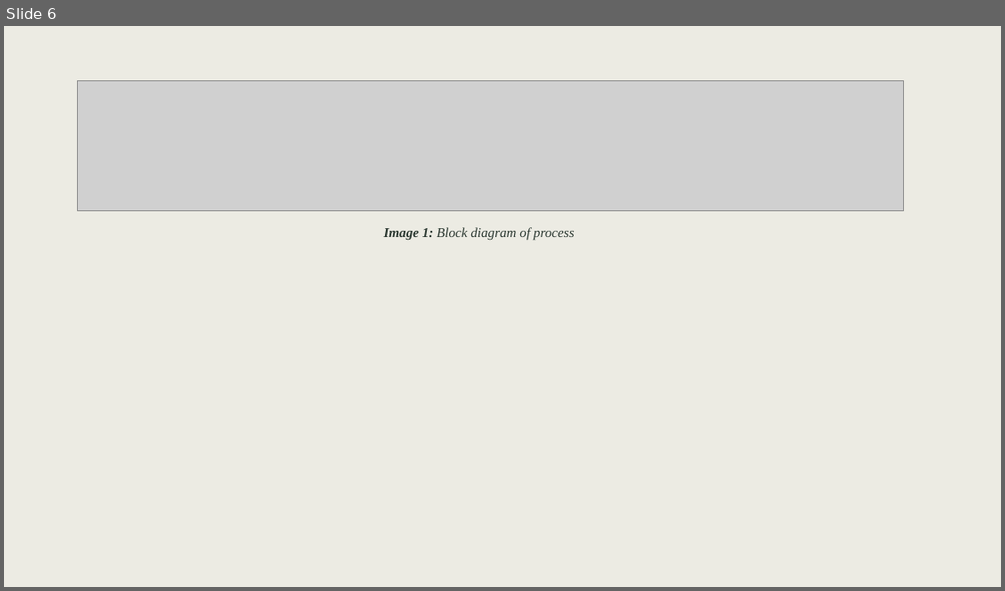
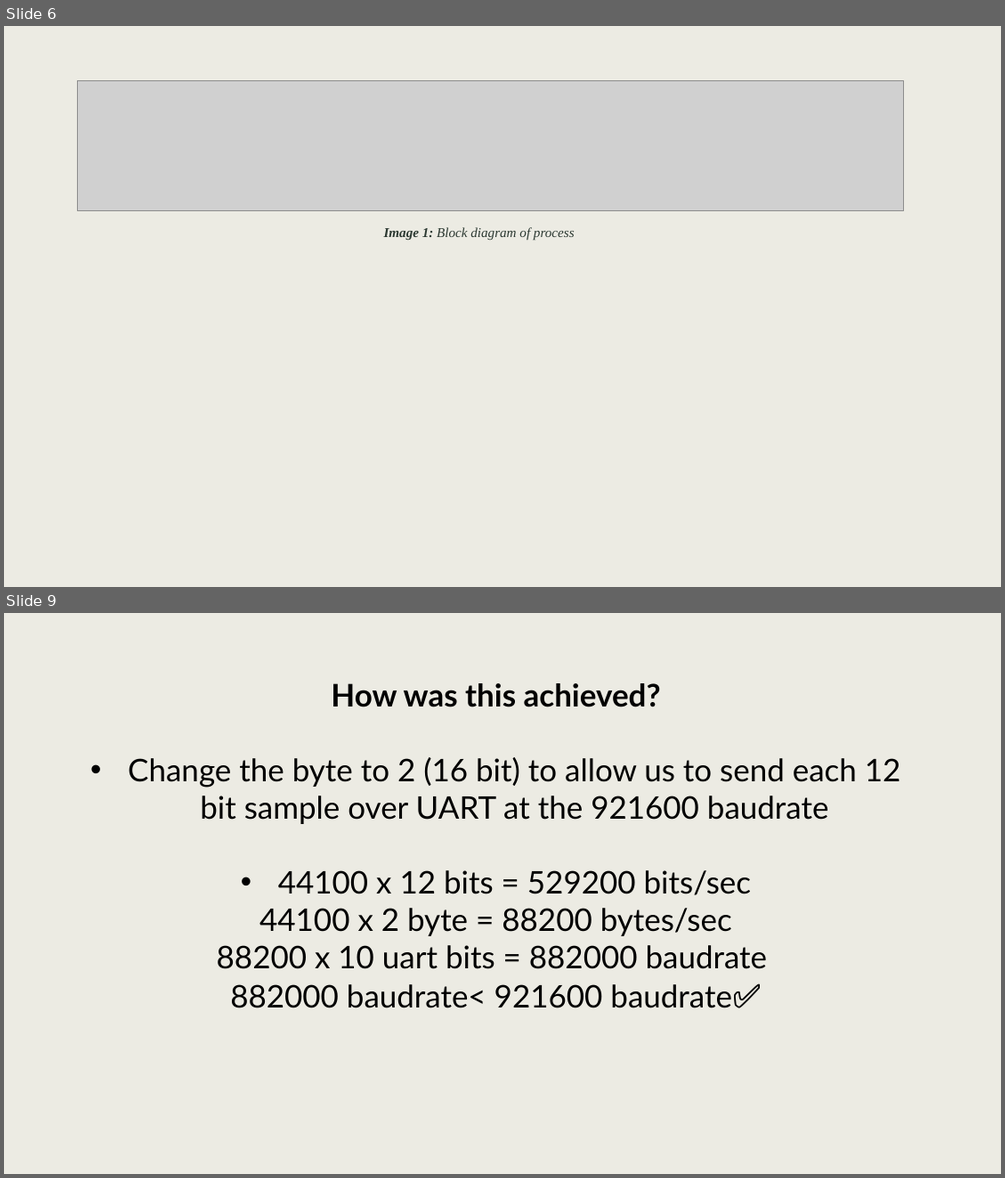
Before and after one commit to hjaqfarrand/2071_AudioSystem, a slide deck: Ece2071 Project.pptx. Shown one above the other, each under a label of ours: slide 6 before the commit, slides 6 and 9 after it; the slides between them are not shown. The pictures are 1005x591 and 1005x1178 pixels, drawn with LibreOffice and Linux fonts; fonts in the diff are those of the drawing; grey boxes stand for pictures. Boxes give left, top, right and bottom in pixels: in the first picture for what was removed or moved away, otherwise in the second. Text is boxed around its words. In the diff, an @@ line names an element or a change of style, - is before the commit and + after.

```diff
--- a/Ece2071 Project.pptx
+++ b/Ece2071 Project.pptx
@@ slide 9 added at (4,613,1001,1174), background #ECEBE3 @@
@@ text added at (128,683,901,1008), 30 pt, text #000000 @@
+How was this achieved?
+• Change the byte to 2 (16 bit) to allow us to send each 12 bit sample over UART at the 921600 baudrate
+• 44100 x 12 bits = 529200 bits/sec
+44100 x 2 byte = 88200 bytes/sec
+88200 x 10 uart bits = 882000 baudrate
+882000 baudrate< 921600 baudrate✅
```
Also in this commit, not shown: 5 other slides added, 1 slide removed.
